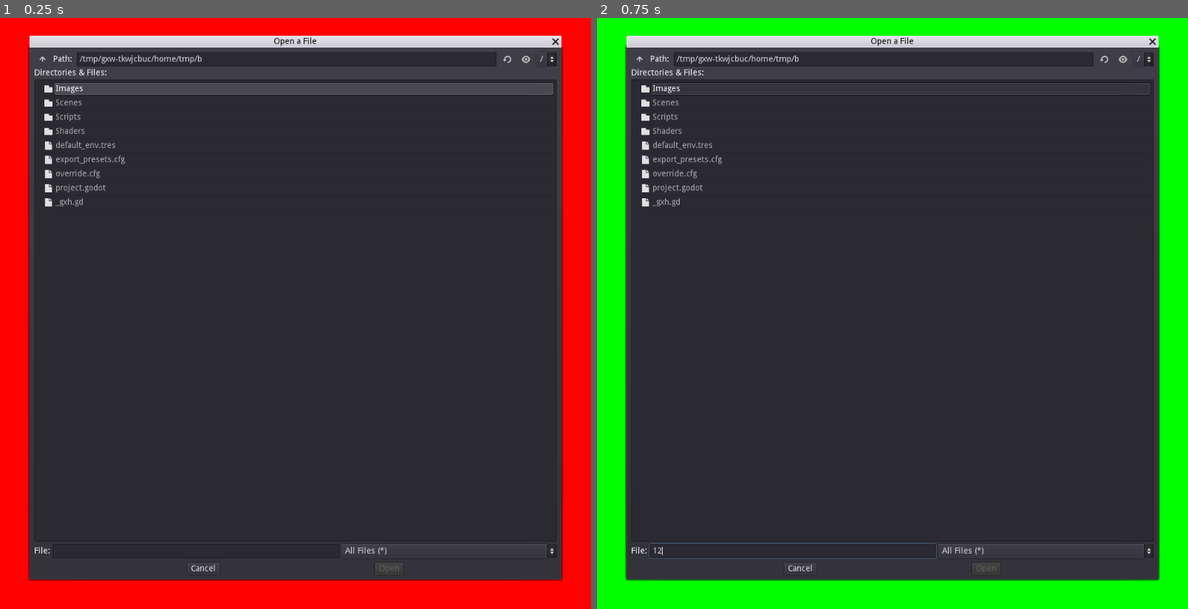
Above: before the commit, frames 1-2 (left to right).
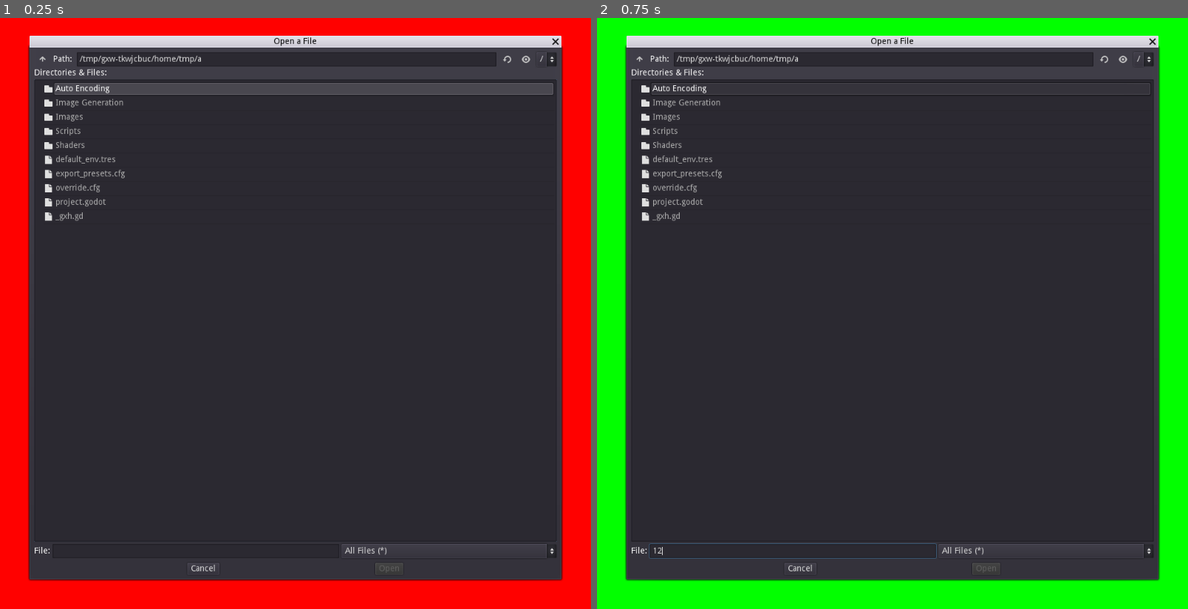
Above: after the commit, the same moments.

Repository: SurvivalistRedo/Image-Project-G_v.3.3.3
Game: Godot game, scene res://Image Generation/world.tscn
Two runs of this game, one before a commit and one after it. Both use one fixed random seed, a clock stepped at 60 frames per second and the inputs below. Before the commit the project starts from res://Scenes/world.tscn.
Inputs (mouse positions are in pixels of both pictures, inside the frame that each line leads up to):
- Up to frame 1 (0.25 s): no input
- Up to frame 2 (0.75 s): click (792, 549) at 0.52 s; type "12" at 0.6 s

The runs differ from the first frame. In frame 1, 0.5% of the frame differs, in the area x 7-35%, y 6-35%; in frame 2, 0.5%.

Commit message:
File tree restructure
Moved a bunch'a stuff and deleted sprite.gd, don't know how long ago I stopped using it.

Folders are pretty self explanatory, the script folder is for the scripts that don't belong to single projects.

Diff:
--- a/Scenes/auto-encoder.tscn
+++ b/Auto Encoding/auto-encoder.tscn
@@ -1,6 +1,6 @@
 [gd_scene load_steps=2 format=2]
 
-[ext_resource path="res://Scripts/auto-encoder.gd" type="Script" id=1]
+[ext_resource path="res://Auto Encoding/auto-encoder.gd" type="Script" id=1]
 
 [node name="auto-encoder" type="Node2D"]
 script = ExtResource( 1 )
--- a/Scenes/world.tscn
+++ b/Image Generation/world.tscn
@@ -1,9 +1,9 @@
 [gd_scene load_steps=5 format=2]
 
-[ext_resource path="res://Scripts/Nimage.gd" type="Script" id=1]
-[ext_resource path="res://Scripts/world.gd" type="Script" id=2]
-[ext_resource path="res://Scripts/FileDialog.gd" type="Script" id=3]
-[ext_resource path="res://Scripts/ColorRect.gd" type="Script" id=4]
+[ext_resource path="res://Image Generation/Nimage.gd" type="Script" id=1]
+[ext_resource path="res://Image Generation/world.gd" type="Script" id=2]
+[ext_resource path="res://Image Generation/FileDialog.gd" type="Script" id=3]
+[ext_resource path="res://Image Generation/ColorRect.gd" type="Script" id=4]
 
 [node name="world" type="Node2D"]
 script = ExtResource( 2 )
--- a/Scripts/Sprite.gd
+++ /dev/null
@@ -1,34 +0,0 @@
-extends Sprite
-
-var s
-
-var lr = 1
-var lg = 1
-var lb = 1
-
-func _process(_delta):
-	var textur = ImageTexture.new()
-	var img = get_parent().img
-	textur.create_from_image(img)
-	texture = textur
-
-	if Input.is_action_pressed("1"):
-		s = 1
-	if Input.is_action_pressed("2"):
-		s = 2
-	if Input.is_action_pressed("3"):
-		s = 3
-	if Input.is_action_pressed("4"):
-		s = 4
-
-	match(s):
-		1:
-			lr = get_global_mouse_position().x/1000
-		2:
-			lg = get_global_mouse_position().x/1000
-		3:
-			lb = get_global_mouse_position().x/1000
-		_:
-			pass
-	if false:
-		modulate = Color(lr,lg,lb)
--- a/project.godot
+++ b/project.godot
@@ -12,12 +12,12 @@
 "base": "Node",
 "class": "Image_Handler",
 "language": "GDScript",
-"path": "res://Scripts/Image-Handler.gd"
+"path": "res://Image Generation/Image-Handler.gd"
 }, {
 "base": "Node",
 "class": "Input_Handler",
 "language": "GDScript",
-"path": "res://Scripts/Input-Handler.gd"
+"path": "res://Image Generation/Input-Handler.gd"
 }, {
 "base": "Resource",
 "class": "MLP_file",
@@ -32,7 +32,7 @@
 "base": "Node",
 "class": "varSweep",
 "language": "GDScript",
-"path": "res://Scripts/3dSweep.gd"
+"path": "res://Auto Encoding/3dSweep.gd"
 } ]
 _global_script_class_icons={
 "Image_Handler": "",
@@ -45,7 +45,7 @@
 [application]
 
 config/name="Image Project G_v.3.3.3"
-run/main_scene="res://Scenes/world.tscn"
+run/main_scene="res://Image Generation/world.tscn"
 
 [autoload]
 
Renamed: Scripts/3dSweep.gd -> Auto Encoding/3dSweep.gd
Renamed: Scripts/auto-encoder.gd -> Auto Encoding/auto-encoder.gd
Renamed: Scripts/ColorRect.gd -> Image Generation/ColorRect.gd
Renamed: Scripts/FileDialog.gd -> Image Generation/FileDialog.gd
Renamed: Scripts/Image-Handler.gd -> Image Generation/Image-Handler.gd
Renamed: Scripts/Input-Handler.gd -> Image Generation/Input-Handler.gd
Renamed: Scripts/Nimage.gd -> Image Generation/Nimage.gd
Renamed: Scripts/world.gd -> Image Generation/world.gd
